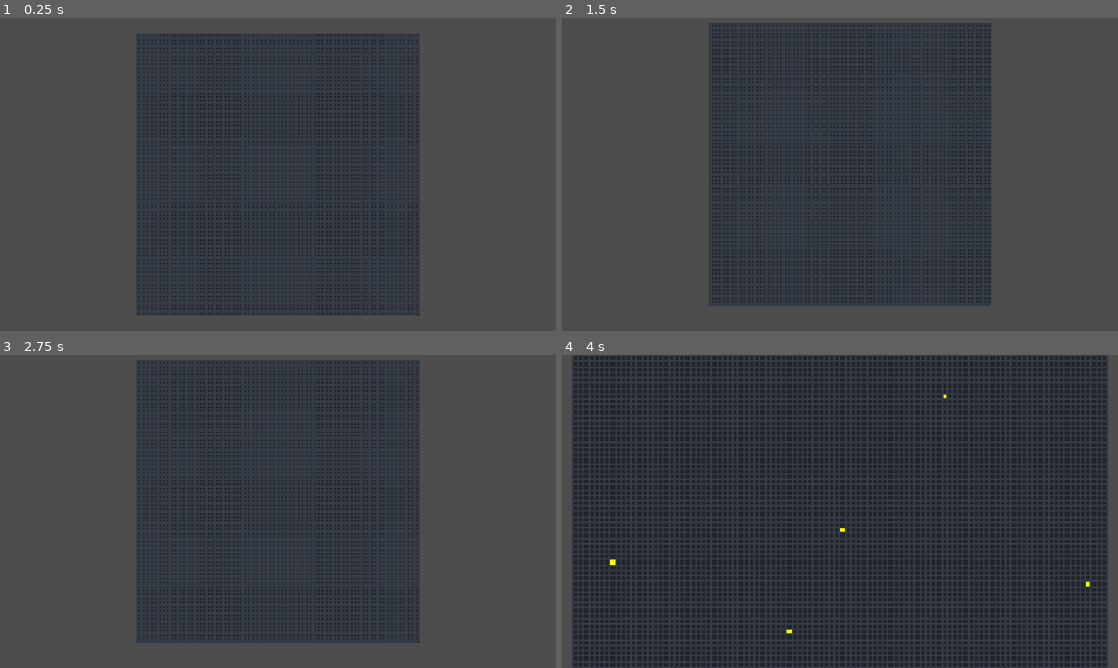
Above: before the commit, frames 1-4 (two rows, left to right).
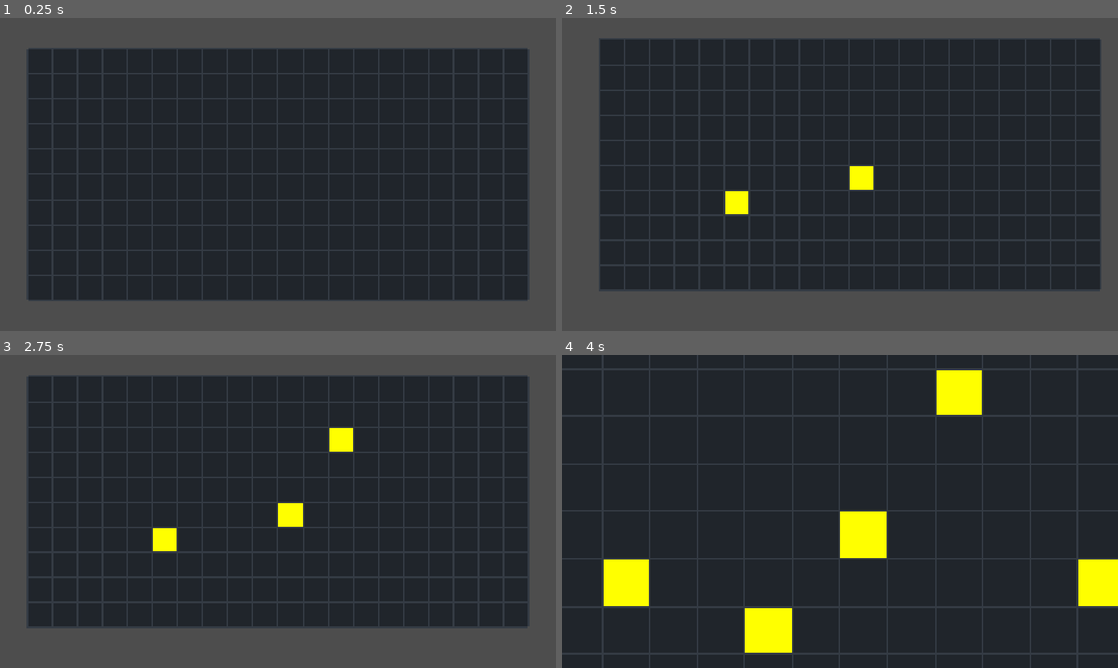
Above: after the commit, the same moments.

Repository: yasukawa426/conways-life-game-godot
Game: Godot game, scene res://scenes/main.tscn
Same seed, same stepped clock (60 frames per second), same inputs: the game is played once before the commit and once after it.
Inputs (mouse positions are in pixels of both pictures, inside the frame that each line leads up to):
- Up to frame 1 (0.25 s): no input
- Up to frame 2 (1.5 s): tap Enter at 0.5 s; tap S (camera_down) at 0.6 s; click (840, 174) at 0.67 s; tap Space at 1.25 s; move the mouse to (728, 190) at 1.27 s; tap A (camera_left) at 1.35 s; click (728, 190) at 1.42 s
- Up to frame 3 (2.75 s): tap Enter at 2 s; move the mouse to (333, 442) at 2.02 s; tap D (camera_right) at 2.1 s; click (333, 442) at 2.17 s
- Up to frame 4 (4 s): tap Space at 2.75 s; move the mouse to (812, 574) at 2.77 s; tap W (camera_up) at 2.85 s; click (812, 574) at 2.92 s; tap Enter at 3.5 s; move the mouse to (1006, 558) at 3.52 s; hold E (zoom_in) from 3.53 s (still down); click (1006, 558) at 3.67 s

The runs differ from the first frame. In frame 1, 67% of the frame differs, in the area x 4-96%, y 4-96%; in frame 2, 68%, in the area x 6-97%, y 1-92%; in frame 3, 68%; in frame 4, 55%.

Commit message:
feat: Conway's life game implemented mf

Diff:
--- a/scenes/grid.gd
+++ b/scenes/grid.gd
@@ -1,18 +1,18 @@
 extends Control
 
 const _BACKGROUND_COLOR: Color = Color("#20252B")
-const _ALIVE_CELL_COLOR: Color =  Color.YELLOW
+const _ALIVE_CELL_COLOR: Color = Color.YELLOW
 const _CELL_BORDER_COLOR: Color = Color("#343B44")
 
 # The amount of cell inside the grid
-const _GRID_SIZE: Vector2i = Vector2i(100, 100)
+const _BASE_GRID_SIZE: Vector2i = Vector2i(100, 50)
 # How much of the screen the grid occups
 const _GRID_SCALE: float = 0.9
 const _BORDER_WIDTH: float = -1
 
 ## The size of a individual tile
 var _cell_size: Vector2
-## Matrix containing the alive value of each cell with size `(_GRID_SIZE.y, _GRID_SIZE.x)`
+## Matrix containing the alive value of each cell with size `(_BASE_GRID_SIZE.y, _BASE_GRID_SIZE.x)`
 ##
 ##e.g: for a (2, 3) grid_size:
 ## [code]
@@ -22,9 +22,22 @@
 ##	[true, false]
 ##]
 ##[/code]
+var _grid: Array[Array] = []
 
-var _grid: Array[Array] = []
-var _cell_count = _GRID_SIZE.x * _GRID_SIZE.y
+var _next_grid: Array[Array] = []
+
+var _cell_count = _scaled_size.x * _scaled_size.y
+
+var _size_multiplier: float = 0.2:
+	get:
+		return _size_multiplier
+	set(value):
+		_size_multiplier = value
+
+		_scaled_size = value * _BASE_GRID_SIZE
+		_cell_count = _scaled_size.x * _scaled_size.y
+
+var _scaled_size: Vector2i = _size_multiplier * _BASE_GRID_SIZE
 
 func _ready() -> void:
 	print("number of cells: ", _cell_count)
@@ -32,11 +45,15 @@
 	size = get_viewport_rect().size
 	_update_grid()
 
-	_grid.resize(_GRID_SIZE.y)
-	for y in range(_GRID_SIZE.y):
+	_grid.resize(_scaled_size.y)
+	for y in range(_scaled_size.y):
 		_grid[y] = []
-		_grid[y].resize(_GRID_SIZE.x)
+		_grid[y].resize(_scaled_size.x)
 		_grid[y].fill(false) # cells start dead
+
+	_next_grid = _grid.duplicate_deep()
+
+
 
 func _notification(what: int) -> void:
 	if what == NOTIFICATION_RESIZED:
@@ -45,7 +62,7 @@
 
 func _update_grid() -> void:
 	var avaible_space := size * _GRID_SCALE # the maximum amount of space the grid can occupy
-	var cell_size: float = min(avaible_space.x / _GRID_SIZE.x, avaible_space.y / _GRID_SIZE.y) # calculate how large it can be in each axis and still fit all cells into the grid and then pick the lowest
+	var cell_size: float = min(avaible_space.x / _scaled_size.x, avaible_space.y / _scaled_size.y) # calculate how large it can be in each axis and still fit all cells into the grid and then pick the lowest
 
 	_cell_size = Vector2.ONE * cell_size # use its result as the cell size
 
@@ -54,36 +71,111 @@
 
 func _draw() -> void:
 	print("Control size: ", size)
-	var dimensions: Vector2 = Vector2(_GRID_SIZE) * _cell_size # the actual size of the grid
+	var dimensions: Vector2 = Vector2(_scaled_size) * _cell_size # the actual size of the grid
 	var offset := (size - dimensions) / 2 # the empty space before the grid so it can be centered
 
 	# draw background
 	draw_rect(Rect2(offset, dimensions), _BACKGROUND_COLOR)
 
 	# for each cell, paint white if alive
-	for y in range(_GRID_SIZE.y):
-		for x in range(_GRID_SIZE.x):
+	for y in range(_scaled_size.y):
+		for x in range(_scaled_size.x):
 			# if alive
 			if _grid[y][x]:
 				var rect_position := offset + Vector2(x, y) * _cell_size
 				draw_rect(Rect2(rect_position, _cell_size), _ALIVE_CELL_COLOR) # paint it
 
 	# draw horizontal borders
-	for y in range(_GRID_SIZE.y + 1):
+	for y in range(_scaled_size.y + 1):
 		draw_line(Vector2(offset.x, (_cell_size.y * y) + offset.y), Vector2(size.x - offset.x, (_cell_size.y * y) + offset.y), _CELL_BORDER_COLOR, _BORDER_WIDTH)
 
 	# draw vertical borders
-	for x in range(_GRID_SIZE.x + 1):
+	for x in range(_scaled_size.x + 1):
 		draw_line(Vector2((_cell_size.x * x) + offset.x, offset.y), Vector2((_cell_size.x * x) + offset.x, size.y - offset.y), _CELL_BORDER_COLOR, _BORDER_WIDTH)
 
 func _gui_input(event: InputEvent) -> void:
 	if event is InputEventMouseButton and event.pressed:
 		if event.button_index == MOUSE_BUTTON_LEFT:
 			# calculate which cell it is based on the click position
-			var offset := (size - Vector2(_GRID_SIZE) * _cell_size) / 2
+			var offset := (size - Vector2(_scaled_size) * _cell_size) / 2
 			var cell := Vector2i((event.position - offset) / _cell_size)
 
 			# only allow clicking inside the grid
-			if cell.x >= 0 and cell.x < _GRID_SIZE.x and cell.y >= 0 and cell.y < _GRID_SIZE.y:
+			if cell.x >= 0 and cell.x < _scaled_size.x and cell.y >= 0 and cell.y < _scaled_size.y:
 				_grid[cell.y][cell.x] = not _grid[cell.y][cell.x]
 				queue_redraw()
+
+#Rules:
+# Any live cell with fewer than two live neighbors dies.
+# Any live cell with two or three neighbors lives on in the next generation.
+# Any live cell with more than three live neighbors dies.
+# Any dead cell with exactly three live neighbors becomes alive in the next generation.
+# what is a neigbouhr?: given (x,y) everyone from (x-1, y-1) to (x+1, y+1) minus (x,y) - see neighbours.png
+func _simulate() -> void:
+	print(_grid)
+	var x = 0
+	var y = 0
+	for row in _grid:
+		for cell in row:
+			# var neighbors: Array[bool] = _get_alive_neighbors_count(x, y)
+			var alive: int = _get_alive_neighbors_count(x, y)
+			_next_grid[x][y] = _apply_rules(cell, alive)
+
+			y += 1
+		y = 0
+		x += 1
+
+	var temp: Array = []
+	temp.append_array(_grid)
+
+	_grid.clear()
+	_grid.append_array(_next_grid)
+
+	_next_grid.clear()
+	_next_grid.append_array(temp)
+
+
+	queue_redraw()
+
+func _input(event: InputEvent) -> void:
+	if event.is_action_released("toggle_simulation"):
+		_simulate()
+
+# what is a neigbouhr?: given (x,y) everyone from (x-1, y-1) to (x+1, y+1) minus (x,y) - see neighbours.png
+func _get_alive_neighbors_count(x: int, y: int) -> int:
+	# var neighbors: Array[bool]
+	var alive_count: int = 0
+
+	for i in range(x-1, x+2): # if it is out of bounds
+		if i < 0 or i > (_grid.size() - 1):
+			continue
+
+		for j in range(y-1, y+2):
+			if x == i and j == y: # if it is the cell we are at instead of a neighbour
+				continue
+			if j > (_grid[x].size() - 1) or j < 0: # if it is out of bounds
+				continue
+
+			# neighbors.append(_grid[i][j])
+			if _grid[i][j] == true:
+				alive_count += 1
+
+
+	return alive_count
+
+#Rules:
+# Any live cell with fewer than two live neighbors dies.
+# Any live cell with two or three neighbors lives on in the next generation.
+# Any live cell with more than three live neighbors dies.
+# Any dead cell with exactly three live neighbors becomes alive in the next generation.
+func _apply_rules(is_alive: bool, alive_neighbors_count: int) -> bool:
+	if is_alive:
+		if alive_neighbors_count < 2:
+			return false
+		elif alive_neighbors_count == 2 or alive_neighbors_count == 3:
+			return true
+		else:
+			return false
+
+	else:
+		return alive_neighbors_count == 3
